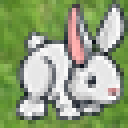
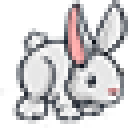
Two versions of the same layered image (w=128, h=128). Layer-by-layer changes:
hid "grass" over bbox(0, 0, 128, 128)
